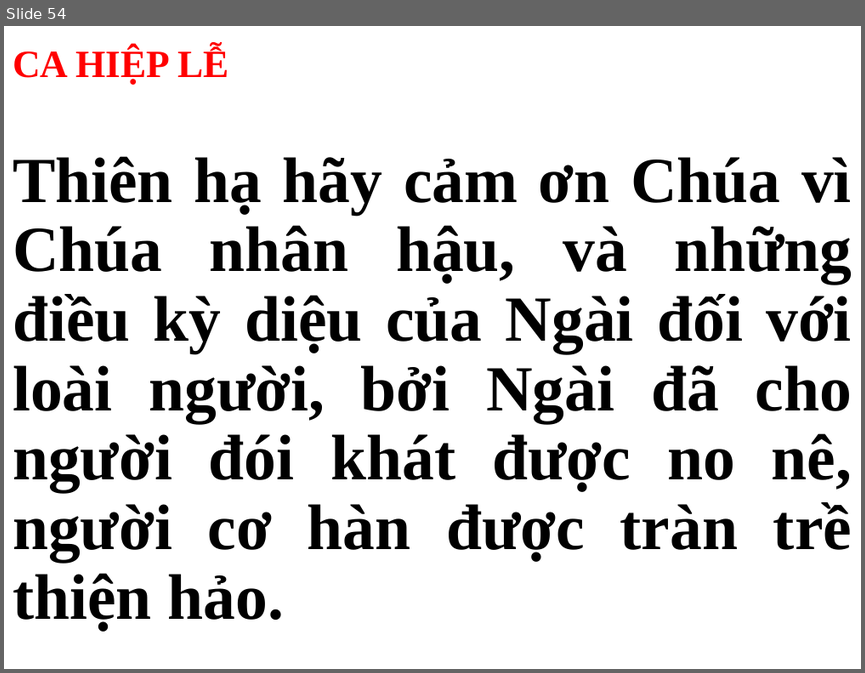
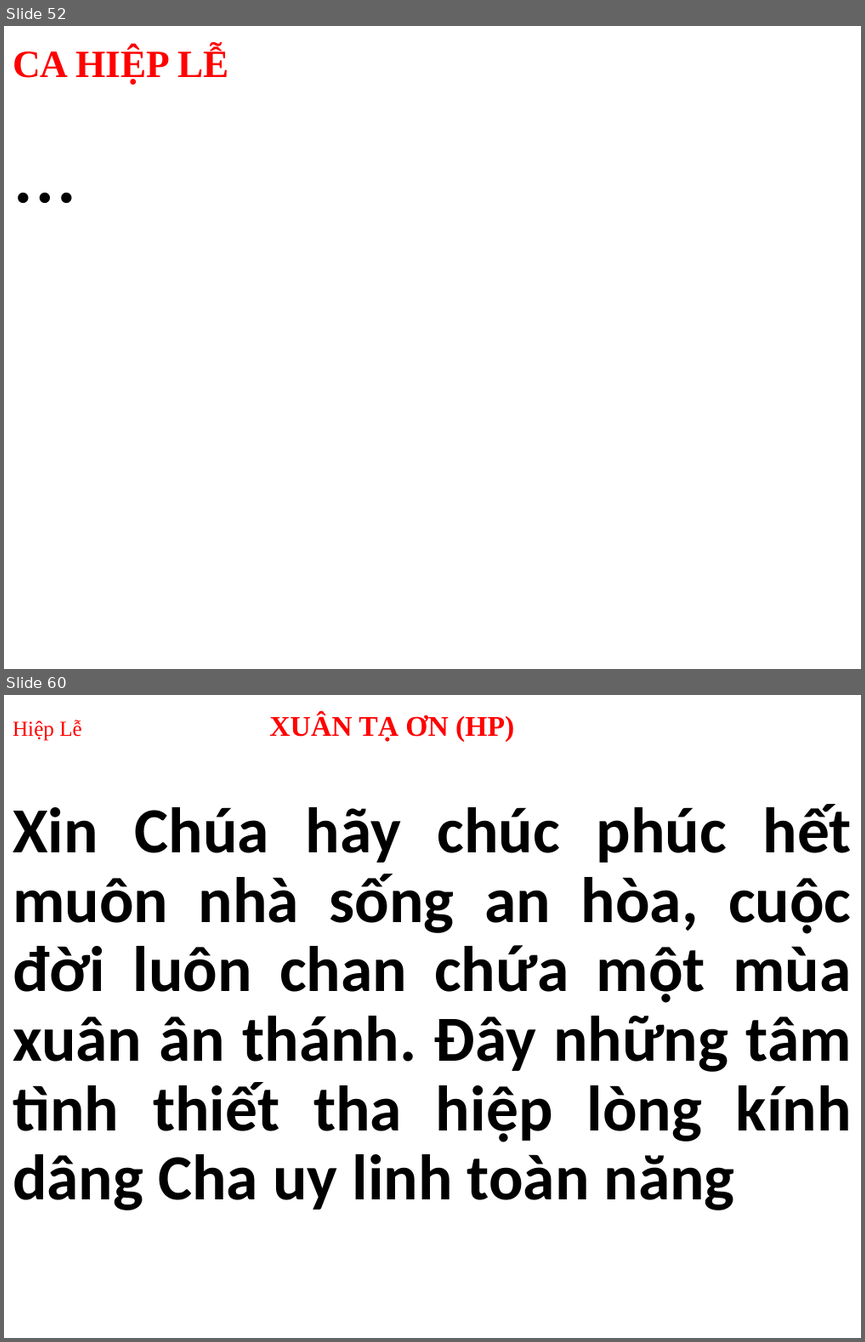
Before and after one commit to webfullstack99/usb-songs, a slide deck: CN.pptx. Shown one above the other, each under a label of ours: slide 54 before the commit, slides 52 and 60 after it; the slides between them are not shown. The pictures are 865x673 and 865x1342 pixels, drawn with LibreOffice and Linux fonts; fonts in the diff are those of the drawing. Boxes give left, top, right and bottom in pixels: in the first picture for what was removed or moved away, otherwise in the second. Text is boxed around its words. In the diff, an @@ line names an element or a change of style, - is before the commit and + after.

```diff
--- a/CN.pptx
+++ b/CN.pptx
@@ slide 60 added at (4, 695, 861, 1338), background #FFFFFF @@
@@ title added at (12, 713, 514, 741), 24 pt, text #FF0000, bold @@
+Hiệp Lễ XUÂN TẠ ƠN (HP)
@@ subtitle added at (12, 804, 851, 1210), 54 pt, text #000000, bold @@
+Xin Chúa hãy chúc phúc hết muôn nhà sống an hòa, cuộc đời luôn chan chứa một mùa xuân ân thánh. Đây những tâm tình thiết tha hiệp lòng kính dâng Cha uy linh toàn năng
@@ what was slide 54 is now slide 52 @@
@@ slide 52 changed as well @@
@@ subtitle at (12, 156, 851, 631): text changed @@
-Thiên hạ hãy cảm ơn Chúa vì Chúa nhân hậu, và những điều kỳ diệu của Ngài đối với loài người, bởi Ngài đã cho người đói khát được no nê, người cơ hàn được tràn trề thiện hảo.
+…
```
Also in this commit, not shown: 3 other slides changed, 30 other slides added, 47 slides removed, 1 other file.
